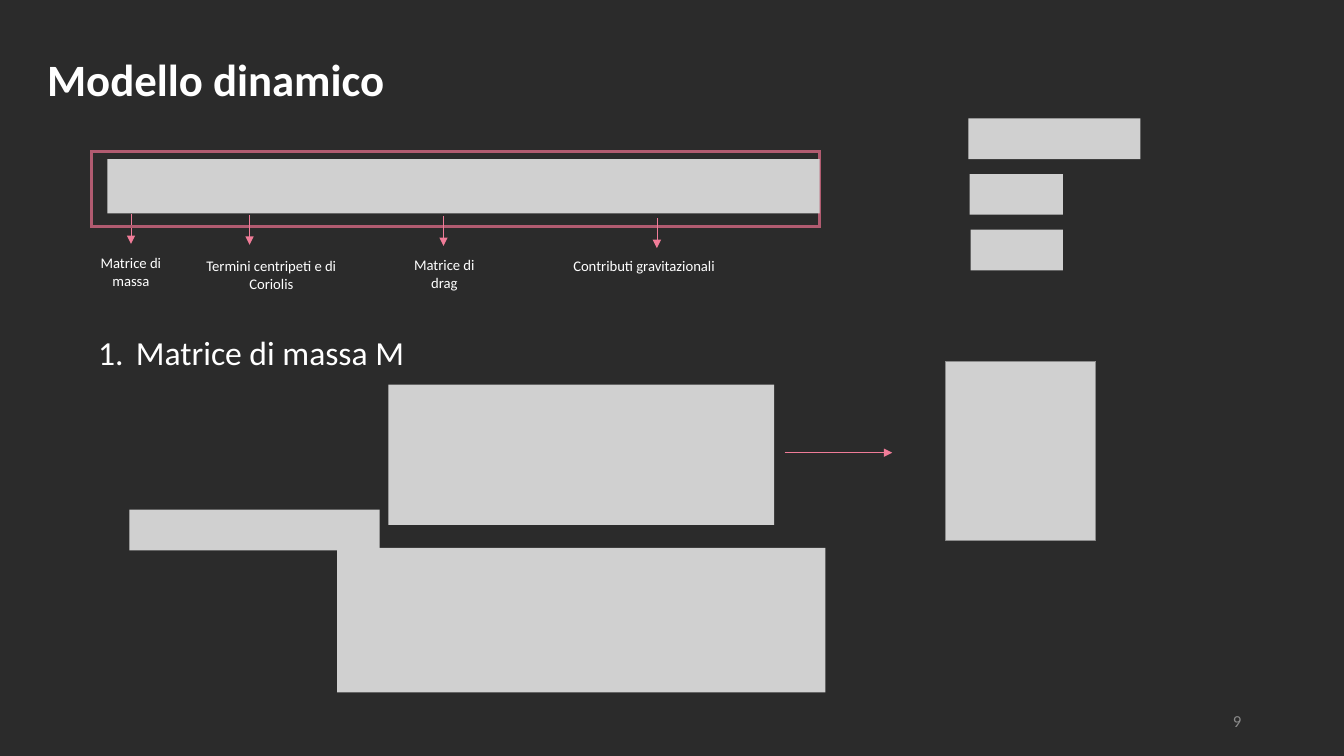
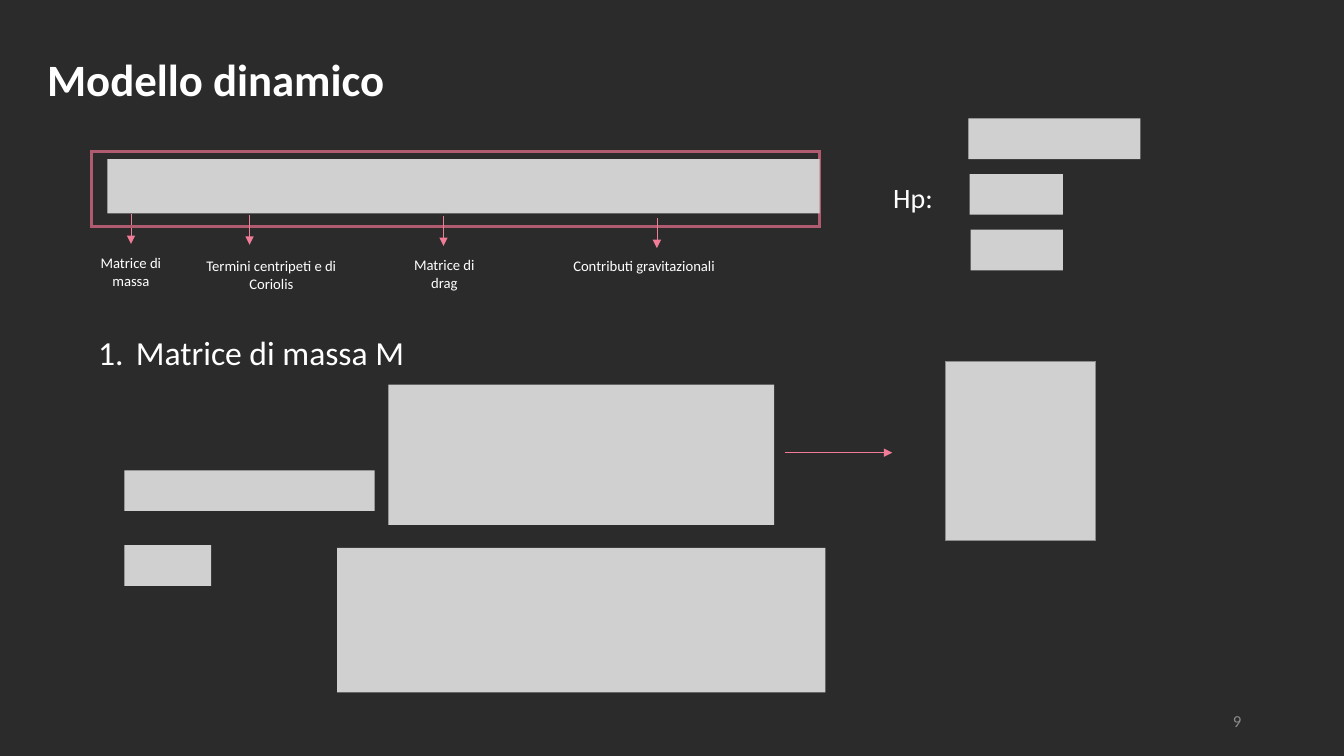
Before and after one commit to polifab/Subacquei_modello, a slide deck: slide 9 of presentazione.pptx. Drawn at 1344x756 pixels with LibreOffice and Linux fonts; fonts in the diff are those of the drawing; grey boxes stand for pictures; background and template pictures are left out; a plain dark background stands for a picture behind light text. Boxes give left, top, right and bottom in pixels: in the first picture for what was removed or moved away, otherwise in the second. Text is boxed around its words. In the diff, an @@ line names an element or a change of style, - is before the commit and + after.

```diff
--- a/presentazione.pptx
+++ b/presentazione.pptx
@@ text added at (893,190,933,213), 20 pt, text #FFFFFF @@
+Hp:
@@ picture added at (124,471,374,511) @@
@@ picture removed at (129,510,379,551) @@
@@ picture added at (124,545,211,586) @@
```
Also in this commit, not shown: 7 other slides changed, 7 slides added, 1 slide removed, 9 other files.
